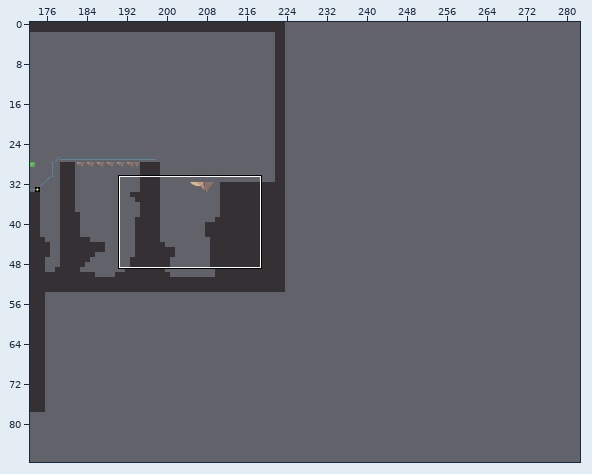
Two states of a Tiled map, assets/tilemaps/LD.tmx. Above: a wide view before the commit, with the close-up outlined.
Close-up. Earlier state:
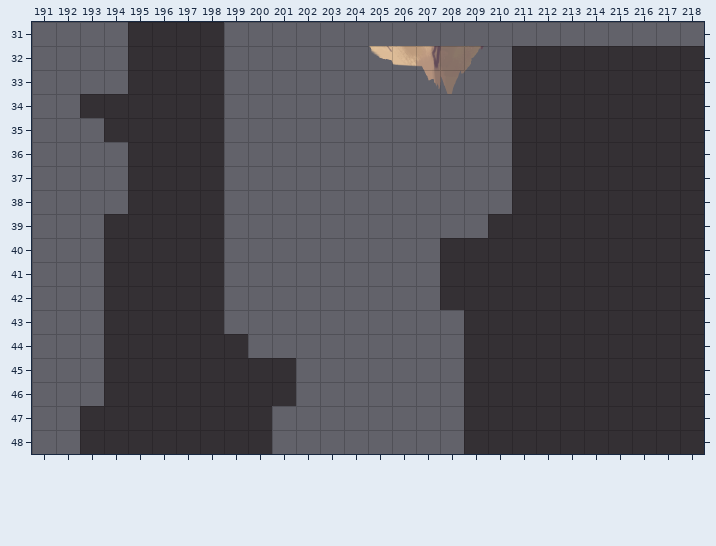
Cells are 64x64 px. Shown: x 191..218, y 31..48. The commit also changed other parts of the map, which this record leaves out. The old version is drawn lined up with the new one.
After:
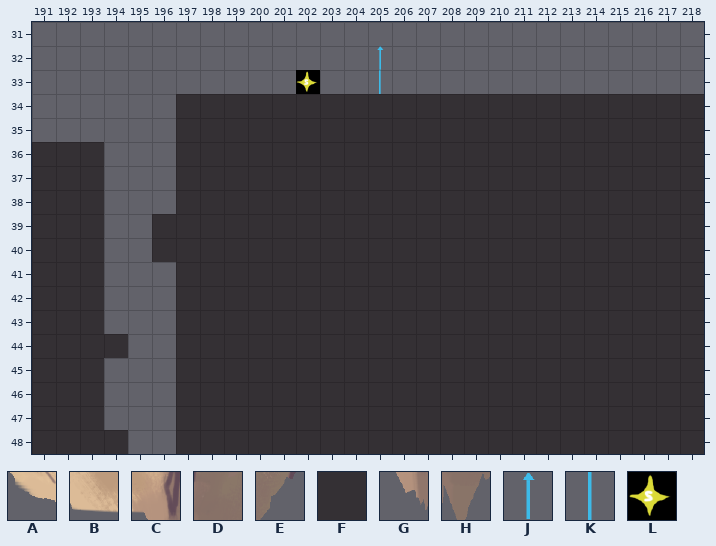
Key: from "Alpha_test1": A 102, B 103, C 104, D 105, E 106, F 116, G 132, H 133; from "platformPack_tilesheet_LD": J 310, K 336, L 345.
_ is an empty cell.
Change:
map size 224x88 -> 310x88 cells
Layer "base":
Tile F is added in rows 34 to 35 at x 199 to 210; in rows 36 to 38 at x 191 to 193 and 199 to 210; in row 39 at x 191 to 193 and 199 to 209; in rows 40 to 42 at x 191 to 193 and 199 to 207; in row 43 at x 191 to 193 and 199 to 208; in row 44 at x 191 to 193 and 200 to 208.
Tile F is added in rows 45 to 46 at x 191 to 193 and 202 to 208; in rows 47 to 48 at x 191 to 192 and 201 to 208.
Tile A is removed in row 32 at x 205.
Tile B is removed in row 32 at x 206.
Tile C is removed in row 32 at x 207.
Tile D is removed in row 32 at x 208.
Tile E is removed in row 32 at x 209.
Tile F is removed in row 31 at x 195 to 198; in rows 32 to 33 at x 195 to 198 and 211 to 218; in row 34 at x 193 to 196; in row 35 at x 194 to 196; in rows 36 to 38 at x 195 to 196; in rows 39 to 40 at x 194 to 195.
Tile F is removed in rows 41 to 43 at x 194 to 196; in row 44 at x 195 to 196; in rows 45 to 47 at x 194 to 196; in row 48 at x 195 to 196.
Tile G is removed in row 33 at x 207.
Tile H is removed in row 33 at x 208.
Layer "save":
Tile L is added in row 33 at x 202.
Layer "chemin joueur":
Tile J is added in row 32 at x 205.
Tile K is added in row 33 at x 205.
Boxes around the changes in both close-ups, in picture pixels (x1, y1, x2, y2):
changed: (32, 22, 704, 454)
